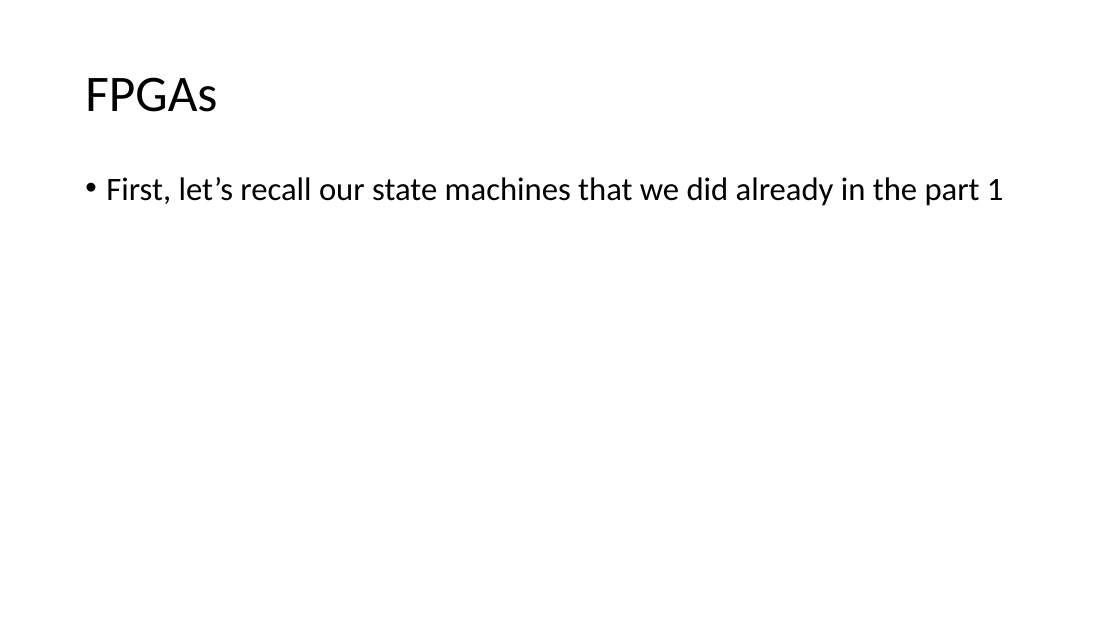
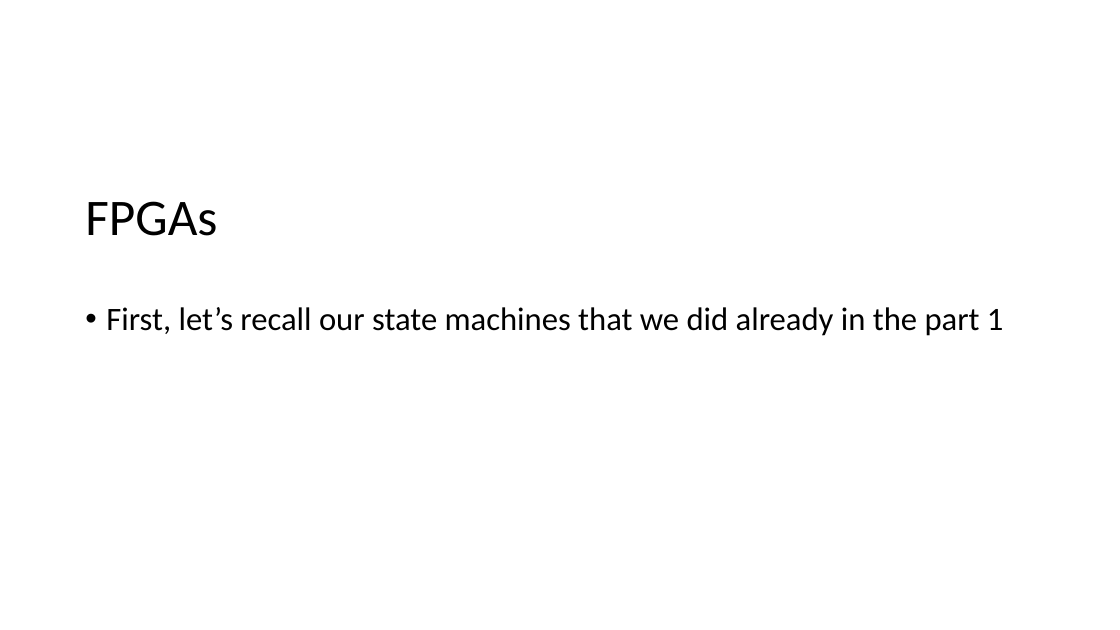
Before and after one commit to quarck/vhdl_intro, a slide deck: slide 48 of part2.pptx (slide 47 before the commit). Drawn at 1120x630 pixels with LibreOffice and Linux fonts; fonts in the diff are those of the drawing. Boxes give left, top, right and bottom in pixels: in the first picture for what was removed or moved away, otherwise in the second. Text is boxed around its words. In the diff, an @@ line names an element or a change of style, - is before the commit and + after.

```diff
--- a/part2.pptx
+++ b/part2.pptx
@@ title "FPGAs": place and size @@
-title "FPGAs" at [85,77,217,112]
+title "FPGAs" at [85,201,217,236]
@@ text "First, let’s recall our state ...": place and size @@
-text "First, let’s recall our state ..." at [106,177,1004,206]
+text "First, let’s recall our state ..." at [106,307,1004,336]
```
Also in this commit, not shown: 3 other slides changed, 21 slides added, 1 slide removed.
